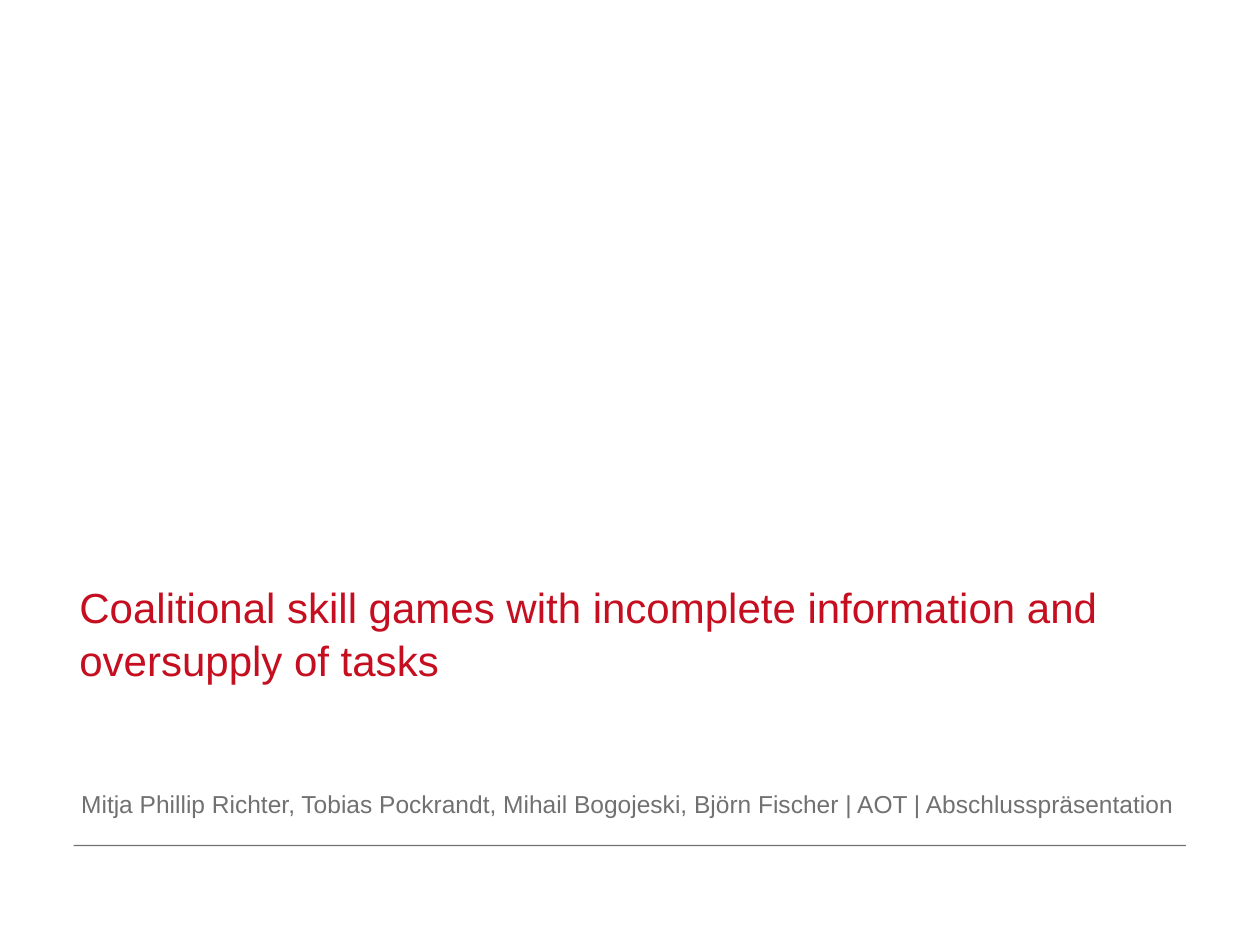
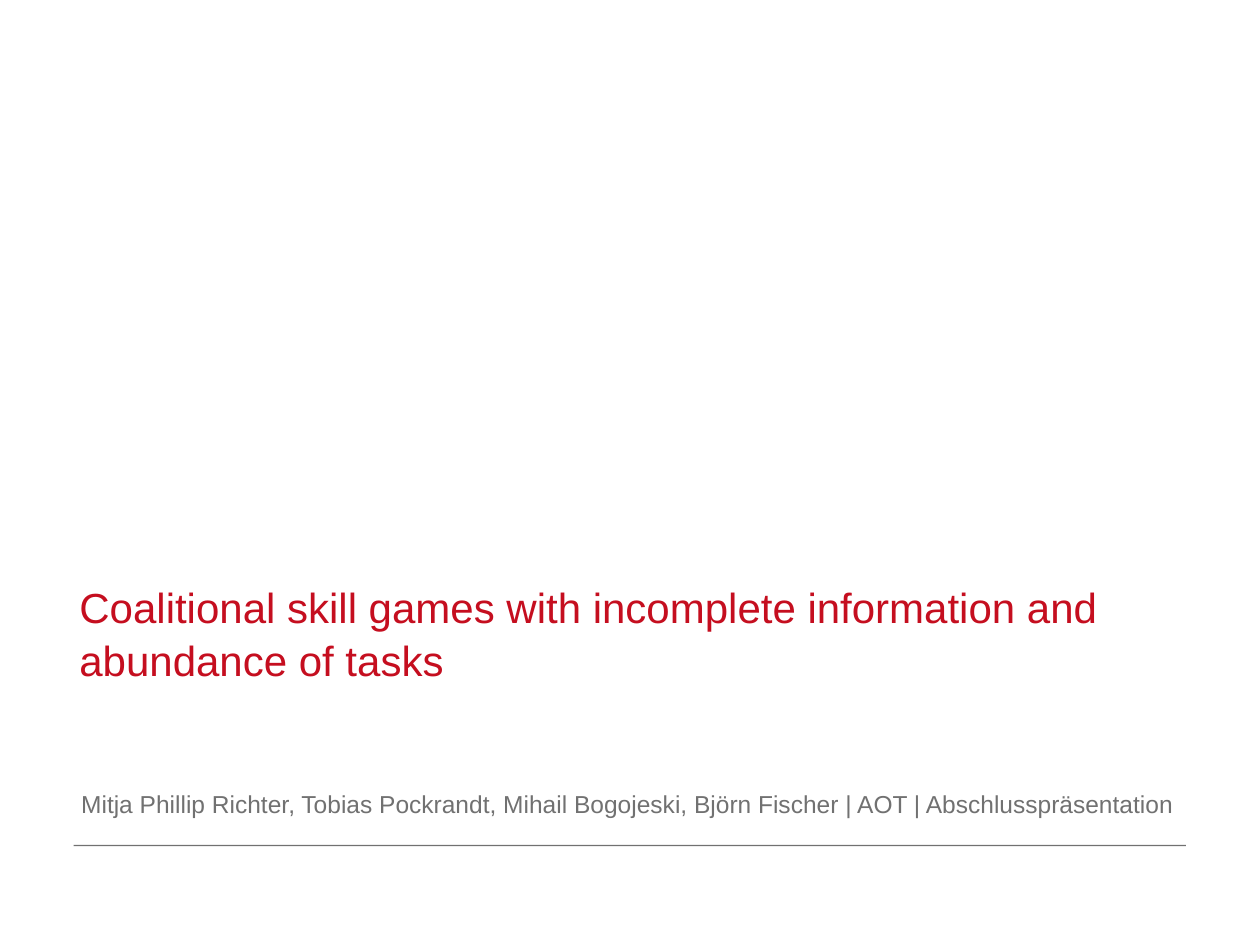
Before and after one commit to MFizz/AiF, a slide deck: slide 1 of Abschluss/Abschluss.odp. Drawn at 1260x945 pixels with LibreOffice and Linux fonts; fonts in the diff are those of the drawing; background and template pictures are left out. Boxes give left, top, right and bottom in pixels: in the first picture for what was removed or moved away, otherwise in the second. Text is boxed around its words. In the diff, an @@ line names an element or a change of style, - is before the commit and + after.

Commit message:
Abschlusspräsi erweiterts

```diff
--- a/Abschluss/Abschluss.odp
+++ b/Abschluss/Abschluss.odp
@@ title at [79, 592, 1097, 677]: text changed @@
-Coalitional skill games with incomplete information and oversupply of tasks
+Coalitional skill games with incomplete information and abundance of tasks
```
